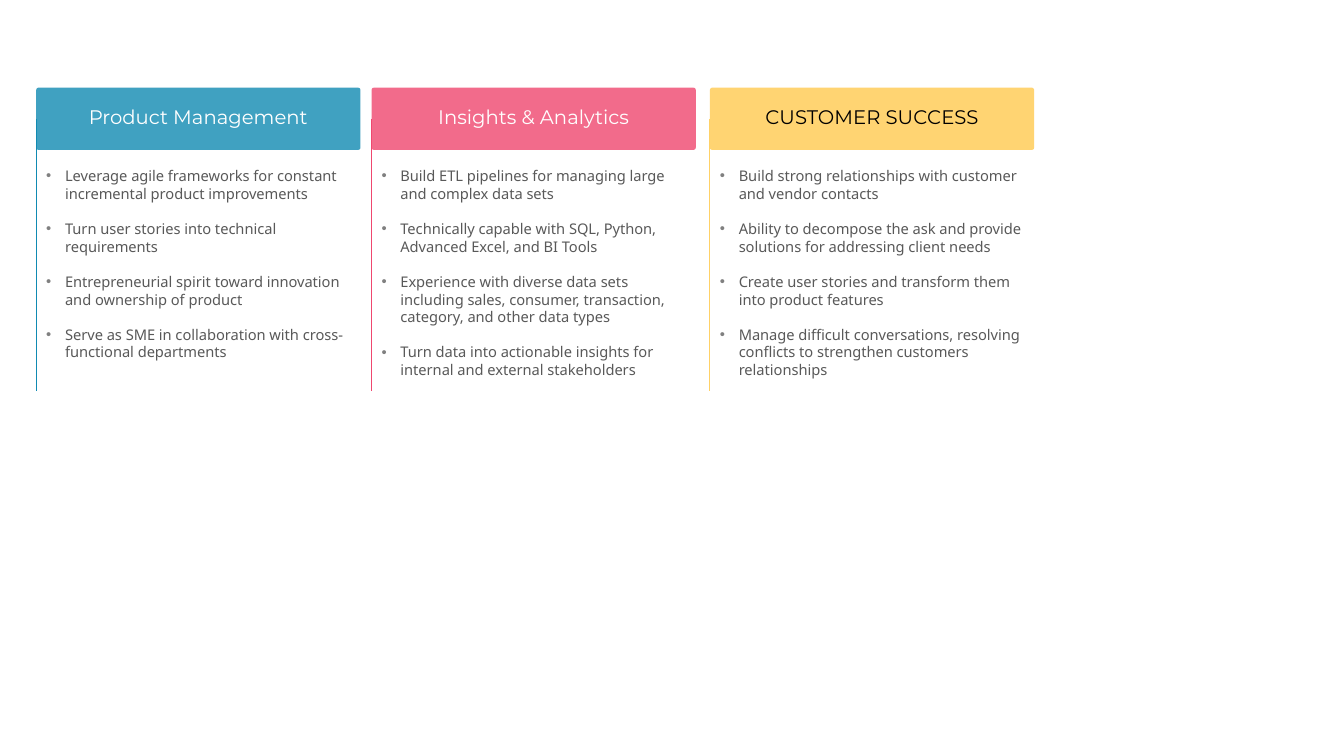
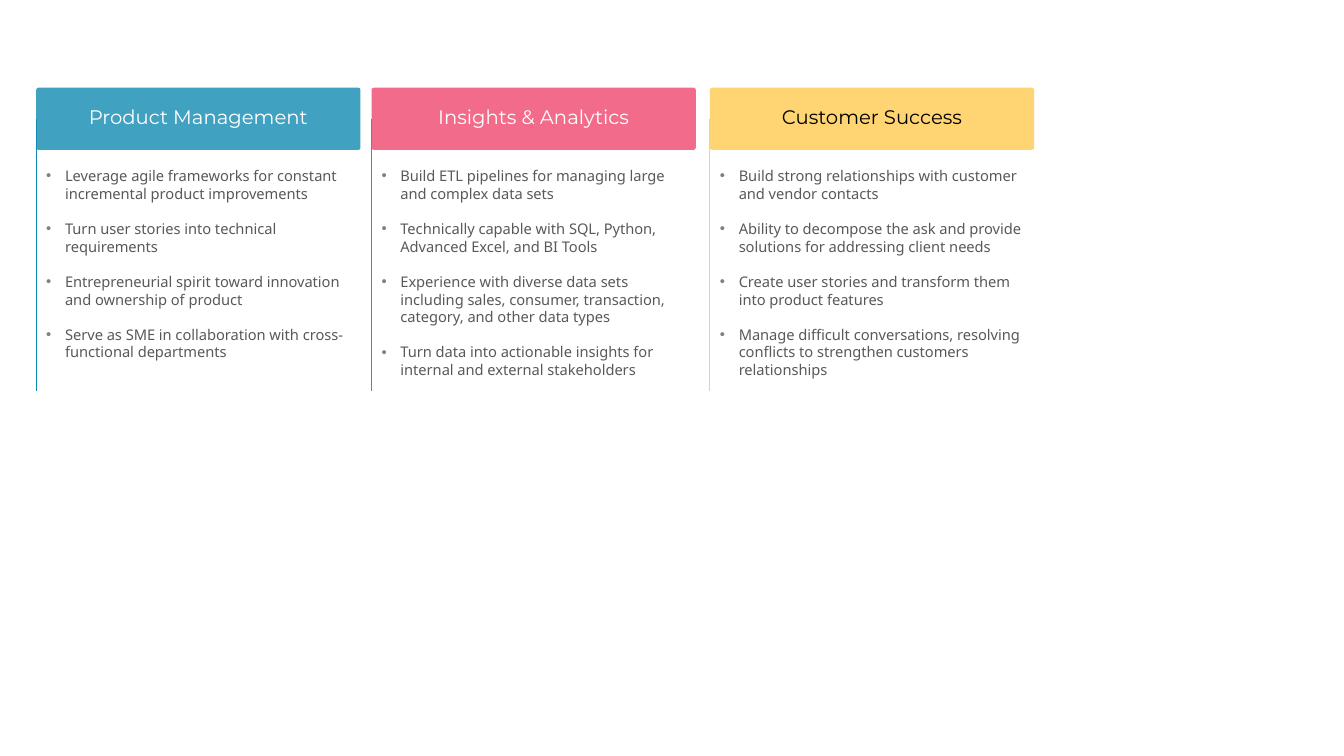
Before and after one commit to admiral810/admiral810.github.io, a slide deck: slide 3 of images/Images Creations (Venn Tools).pptx. Drawn at 1344x756 pixels with LibreOffice and Linux fonts; fonts in the diff are those of the drawing. Boxes give left, top, right and bottom in pixels: in the first picture for what was removed or moved away, otherwise in the second. Text is boxed around its words. In the diff, an @@ line names an element or a change of style, - is before the commit and + after.

```diff
--- a/images/Images Creations (Venn Tools).pptx
+++ b/images/Images Creations (Venn Tools).pptx
@@ text at (x1=782, y1=110, x2=962, y2=124): text changed @@
-CUSTOMER SUCCESS
+Customer Success
```
Also in this commit, not shown: 1 other file.
